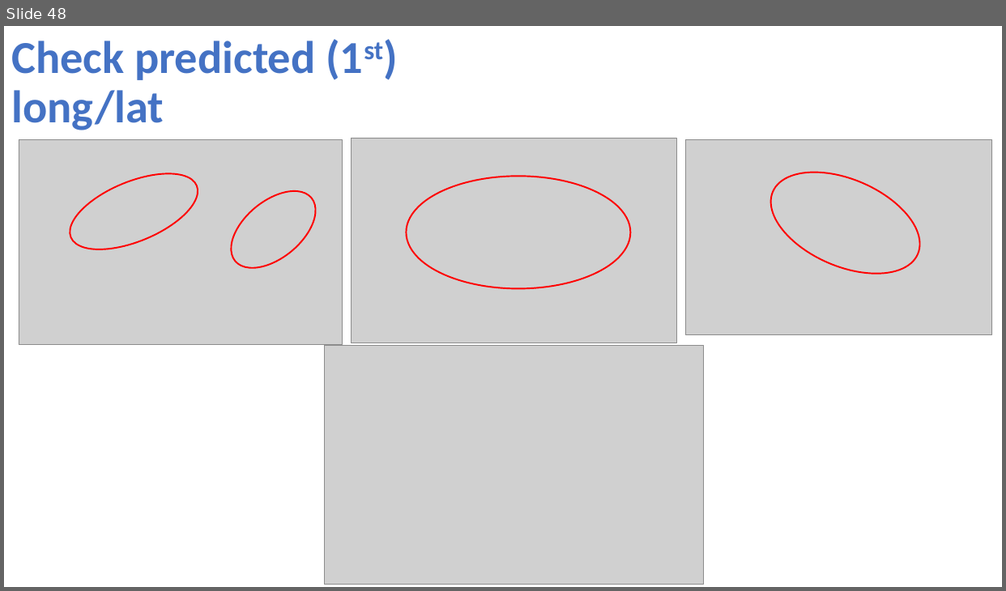
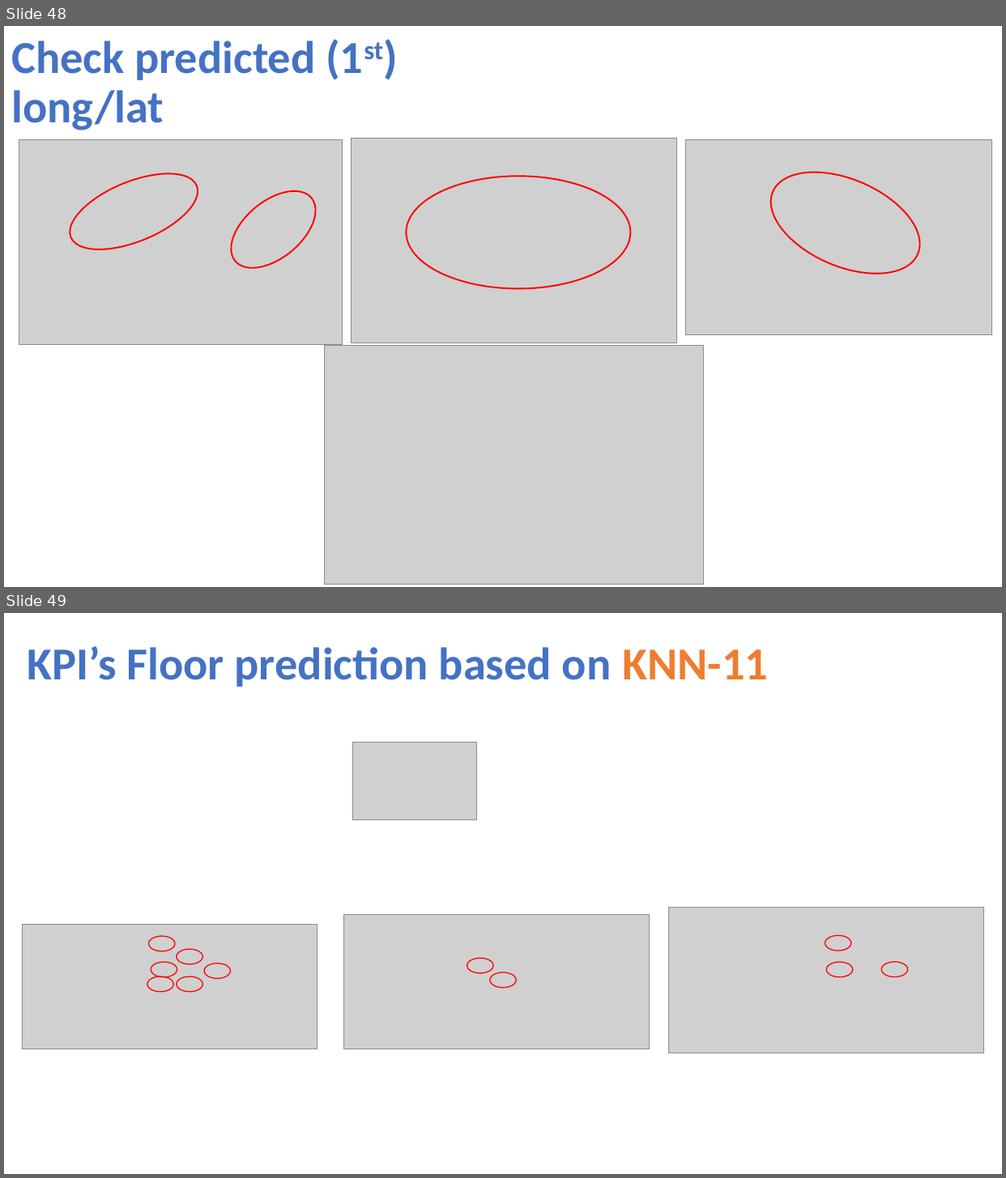
Before and after one commit to NatasjaFortuin/Wifi-locationing, a slide deck: Data etc/Pres Wifi.pptx. Shown one above the other, each under a label of ours: slide 48 before the commit, slides 48 and 49 after it. The pictures are 1006x591 and 1006x1178 pixels, drawn with LibreOffice and Linux fonts; fonts in the diff are those of the drawing; grey boxes stand for pictures. Boxes give left, top, right and bottom in pixels: in the first picture for what was removed or moved away, otherwise in the second. Text is boxed around its words. In the diff, an @@ line names an element or a change of style, - is before the commit and + after.

```diff
--- a/Data etc/Pres Wifi.pptx
+++ b/Data etc/Pres Wifi.pptx
@@ slide 49 added at (4, 613, 1002, 1174), background #FFFFFF @@
@@ title added at (27, 646, 769, 687), 44 pt, text #4472C4, bold @@
+KPI’s Floor prediction based on KNN-11
@@ picture added at (352, 742, 476, 820) @@
@@ picture added at (22, 924, 317, 1050) @@
@@ picture added at (344, 914, 650, 1050) @@
@@ picture added at (669, 907, 984, 1053) @@
@@ ellipse added at (148, 936, 175, 952), outline #FF0000 1 pt @@
@@ ellipse added at (177, 949, 202, 964), outline #FF0000 1 pt @@
@@ ellipse added at (825, 935, 851, 951), outline #FF0000 1 pt @@
@@ ellipse added at (147, 977, 173, 992), outline #FF0000 1 pt @@
@@ ellipse added at (151, 962, 177, 977), outline #FF0000 1 pt @@
@@ ellipse added at (177, 977, 202, 992), outline #FF0000 1 pt @@
@@ ellipse added at (204, 964, 230, 978), outline #FF0000 1 pt @@
@@ ellipse added at (467, 958, 493, 973), outline #FF0000 1 pt @@
@@ ellipse added at (490, 973, 516, 987), outline #FF0000 1 pt @@
@@ ellipse added at (827, 962, 853, 977), outline #FF0000 1 pt @@
@@ ellipse added at (881, 962, 908, 977), outline #FF0000 1 pt @@
```
Also in this commit, not shown: 6 slides changed, 1 other slide added, 2 slides removed, 6 other files.
